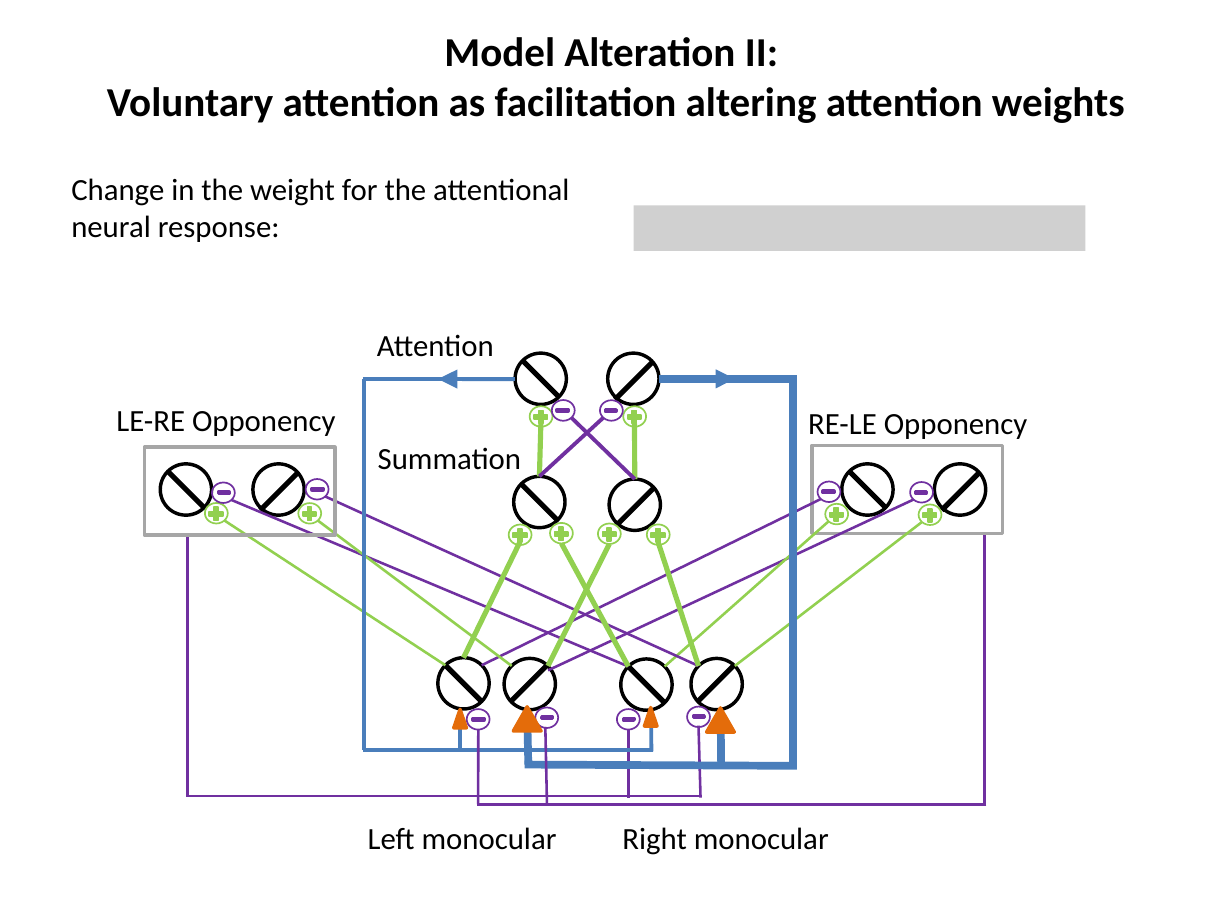
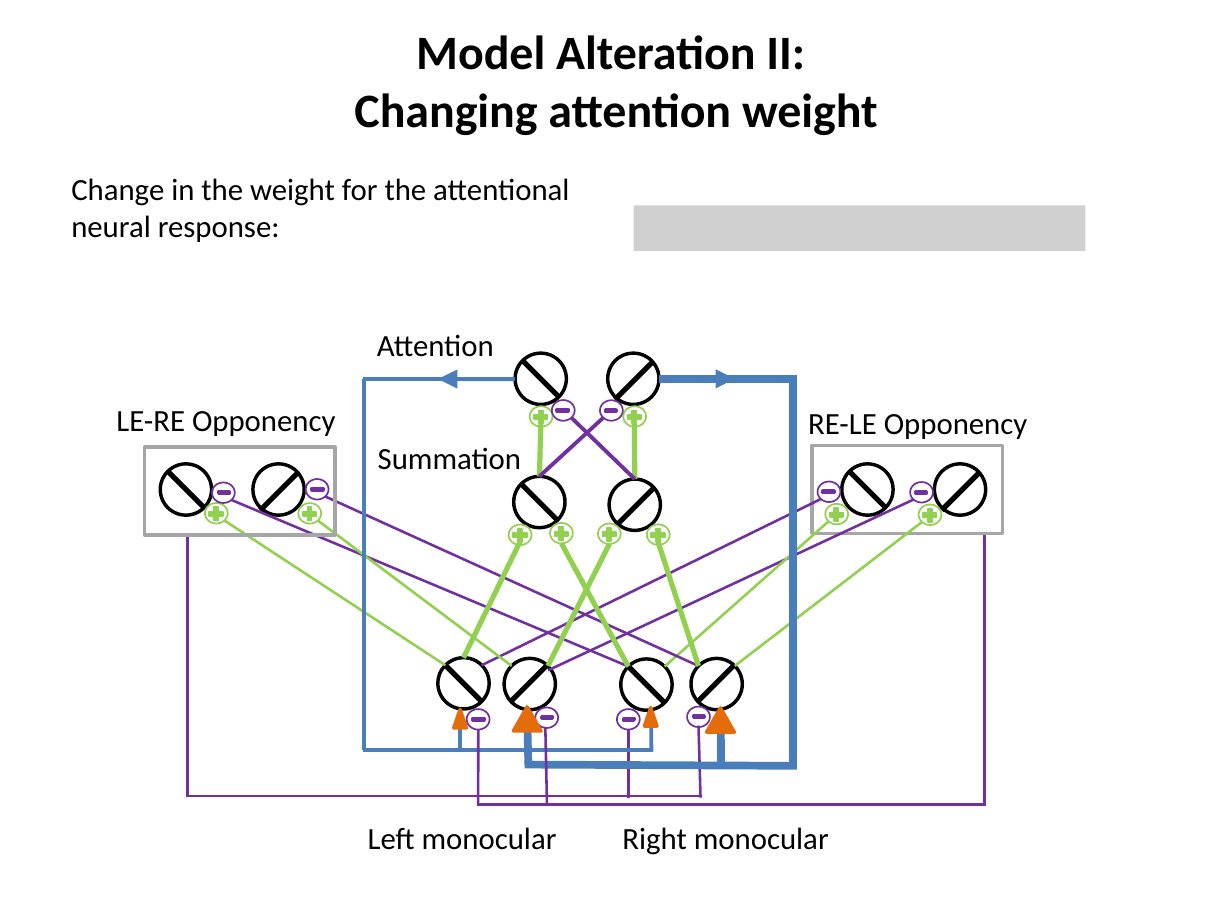
Before and after one commit to LukasNeugebauer/neuromatch_project, a slide deck: slide 9 of AttentionInBinocularRivalry_Project.pptx. Drawn at 1232x924 pixels with LibreOffice and Linux fonts; fonts in the diff are those of the drawing; grey boxes stand for pictures. Boxes give left, top, right and bottom in pixels: in the first picture for what was removed or moved away, otherwise in the second. Text is boxed around its words. In the diff, an @@ line names an element or a change of style, - is before the commit and + after.

```diff
--- a/AttentionInBinocularRivalry_Project.pptx
+++ b/AttentionInBinocularRivalry_Project.pptx
@@ title at [354, 35, 878, 135]: text changed; size 24 to 28 pt @@
-Model Alteration II:
-Voluntary attention as facilitation altering attention weights
+Model Alteration II:
+Changing attention weight
```
Also in this commit, not shown: 5 other slides changed, 3 slides added, 2 slides removed.
